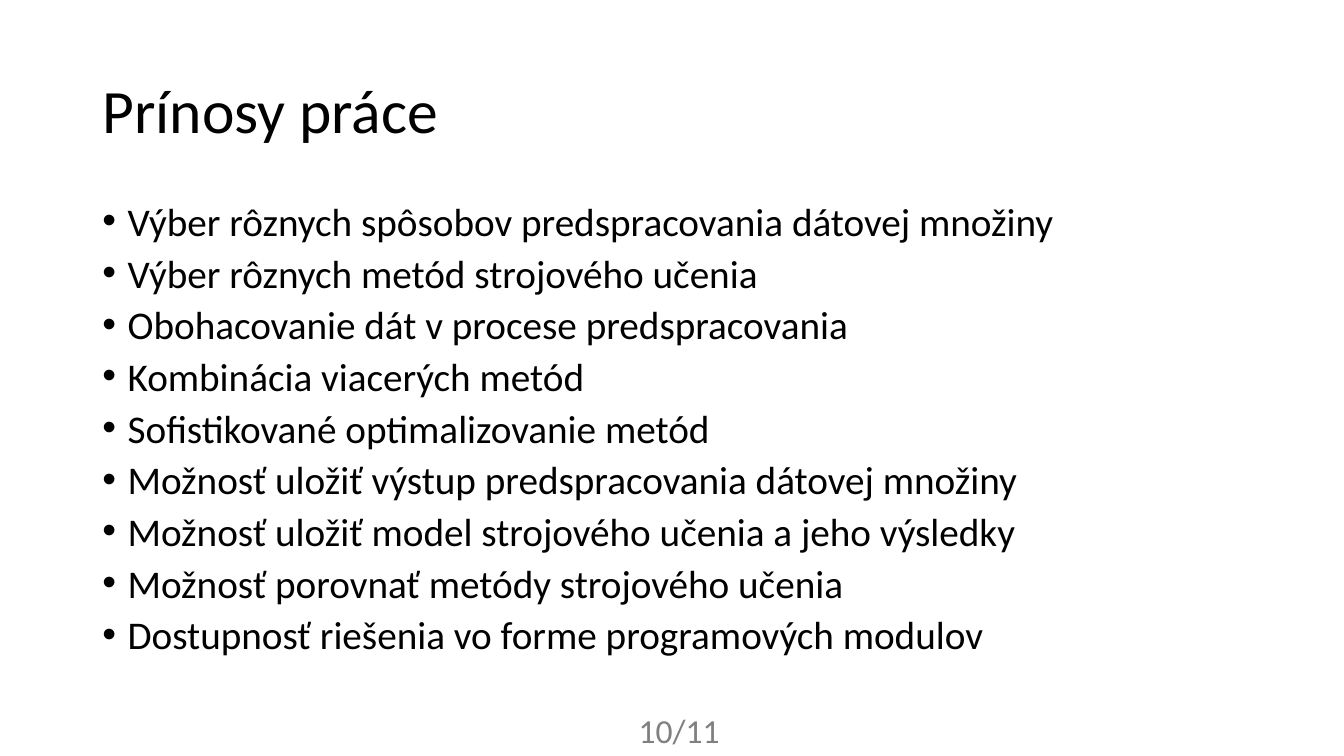
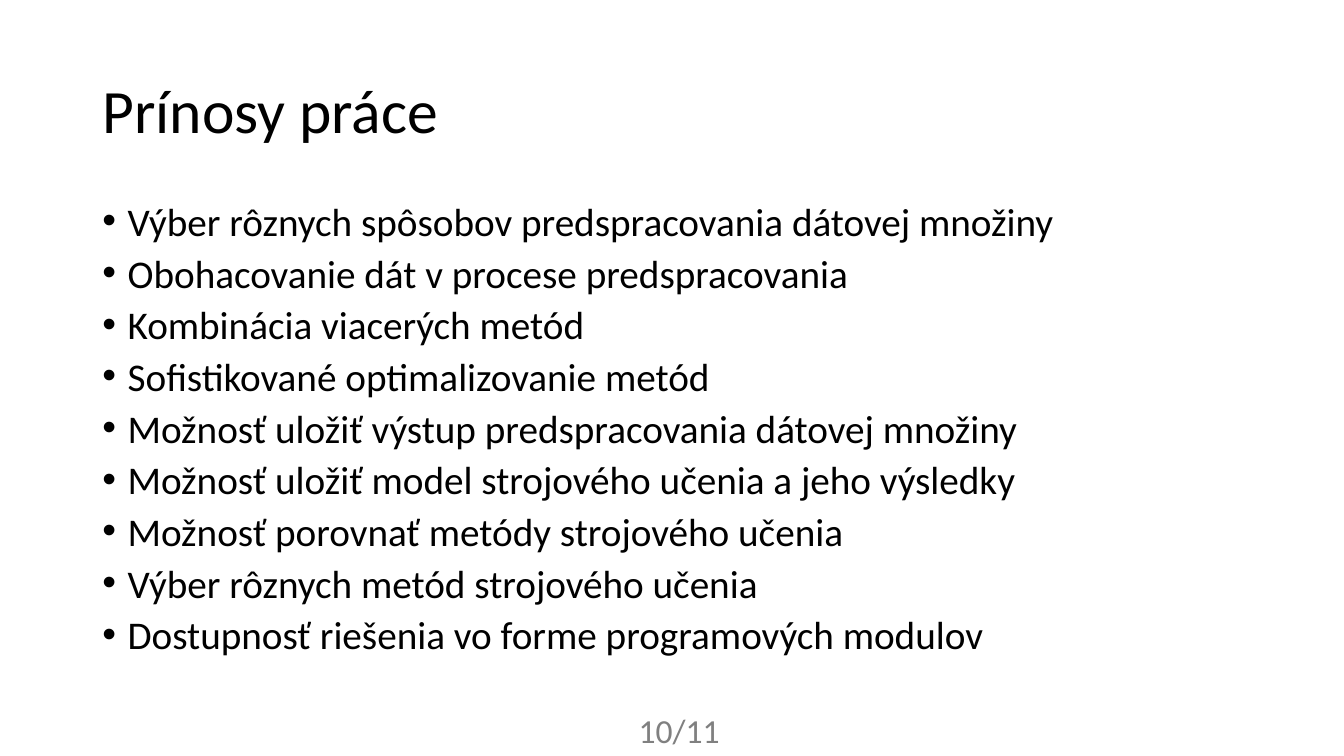
Before and after one commit to xcsengody/DP, a slide deck: slide 12 of Práca/xcsengody.pptx. Drawn at 1344x756 pixels with LibreOffice and Linux fonts; fonts in the diff are those of the drawing. Boxes give left, top, right and bottom in pixels: in the first picture for what was removed or moved away, otherwise in the second. Text is boxed around its words. In the diff, an @@ line names an element or a change of style, - is before the commit and + after.

```diff
--- a/Práca/xcsengody.pptx
+++ b/Práca/xcsengody.pptx
@@ text at (128,260,758,295): paragraph removed @@
-• Výber rôznych metód strojového učenia
@@ text at (128,570,758,605): paragraph added @@
+• Výber rôznych metód strojového učenia
```
Also in this commit, not shown: 5 other files.
